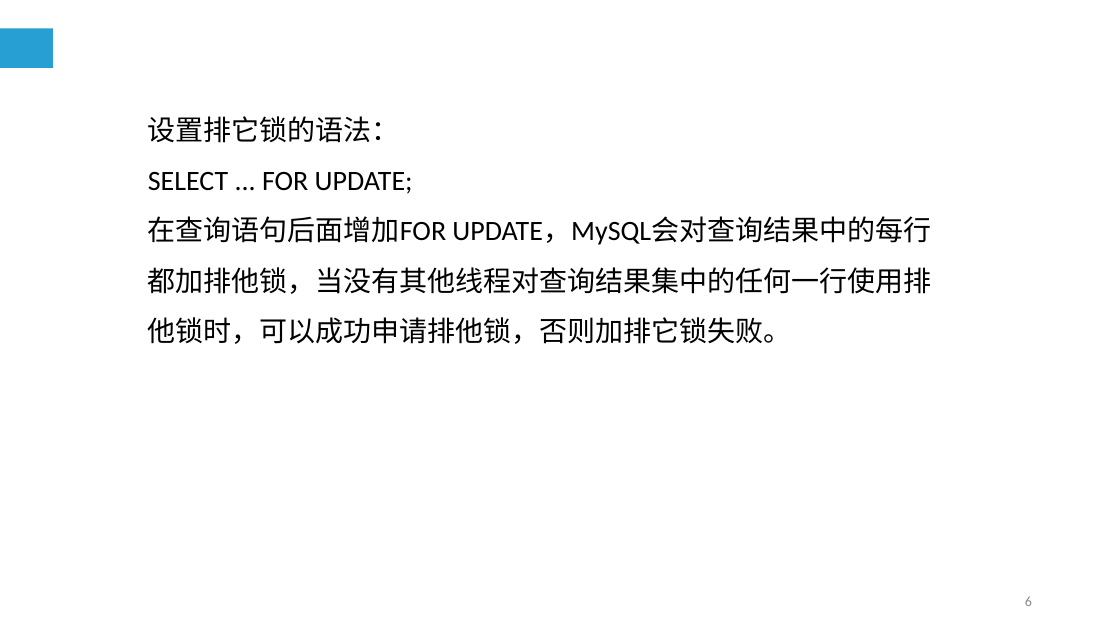
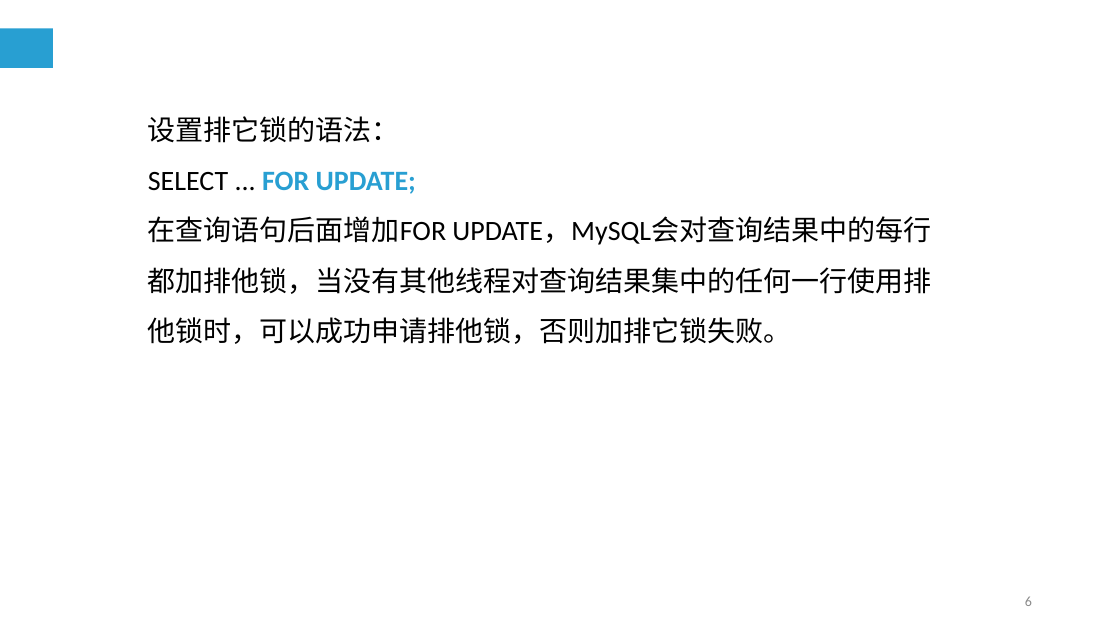
Before and after one commit to cqj726/mysql-s-PPT, a slide deck: slide 6 of PPT/第9章 MySQL编程基础（五）.ppt. Drawn at 1120x630 pixels with LibreOffice and Linux fonts; fonts in the diff are those of the drawing. Boxes give left, top, right and bottom in pixels: in the first picture for what was removed or moved away, otherwise in the second. Text is boxed around its words. In the diff, an @@ line names an element or a change of style, - is before the commit and + after.

```diff
--- a/PPT/第9章 MySQL编程基础（五）.ppt
+++ b/PPT/第9章 MySQL编程基础（五）.ppt
@@ text at box(148, 171, 416, 194): text colour #000000 to #289FD2, bold on in "FOR UPDATE;" @@
```
Also in this commit, not shown: 10 other slides changed, 3 slides added, 2 slides removed, 3 other files.
